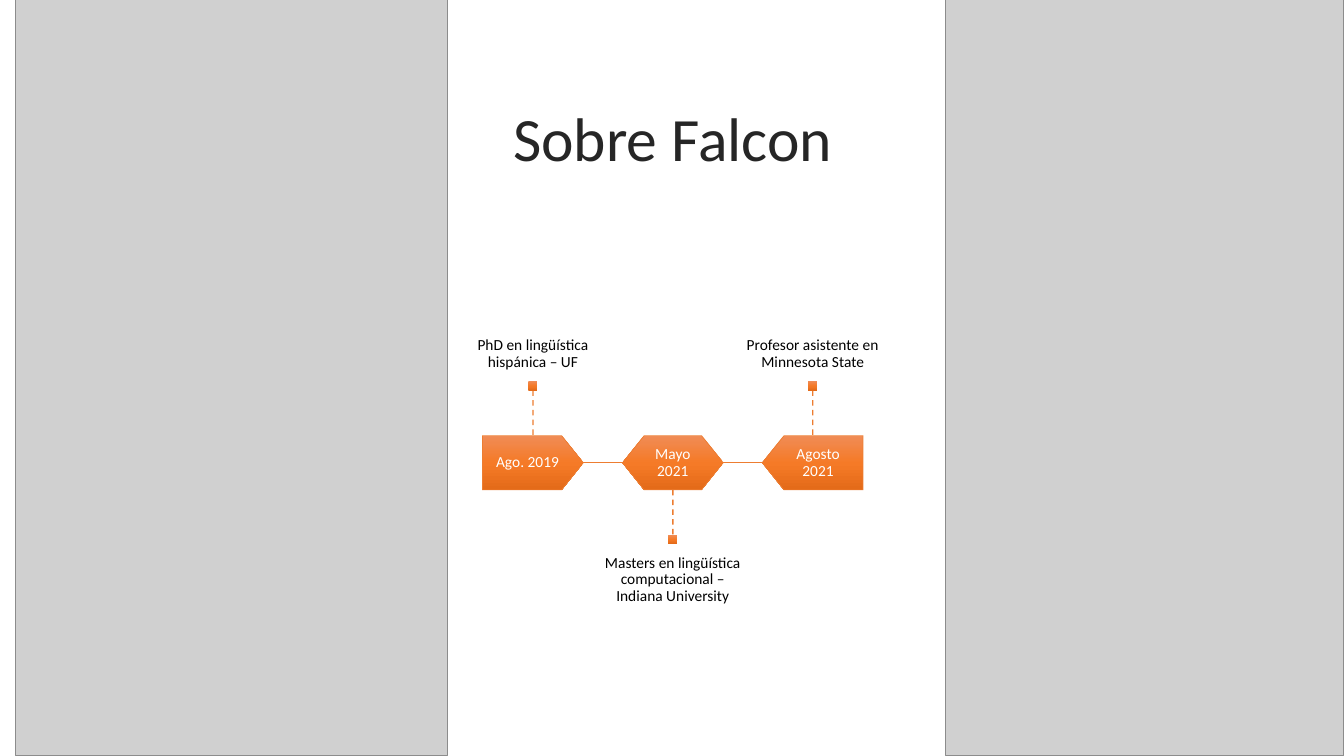
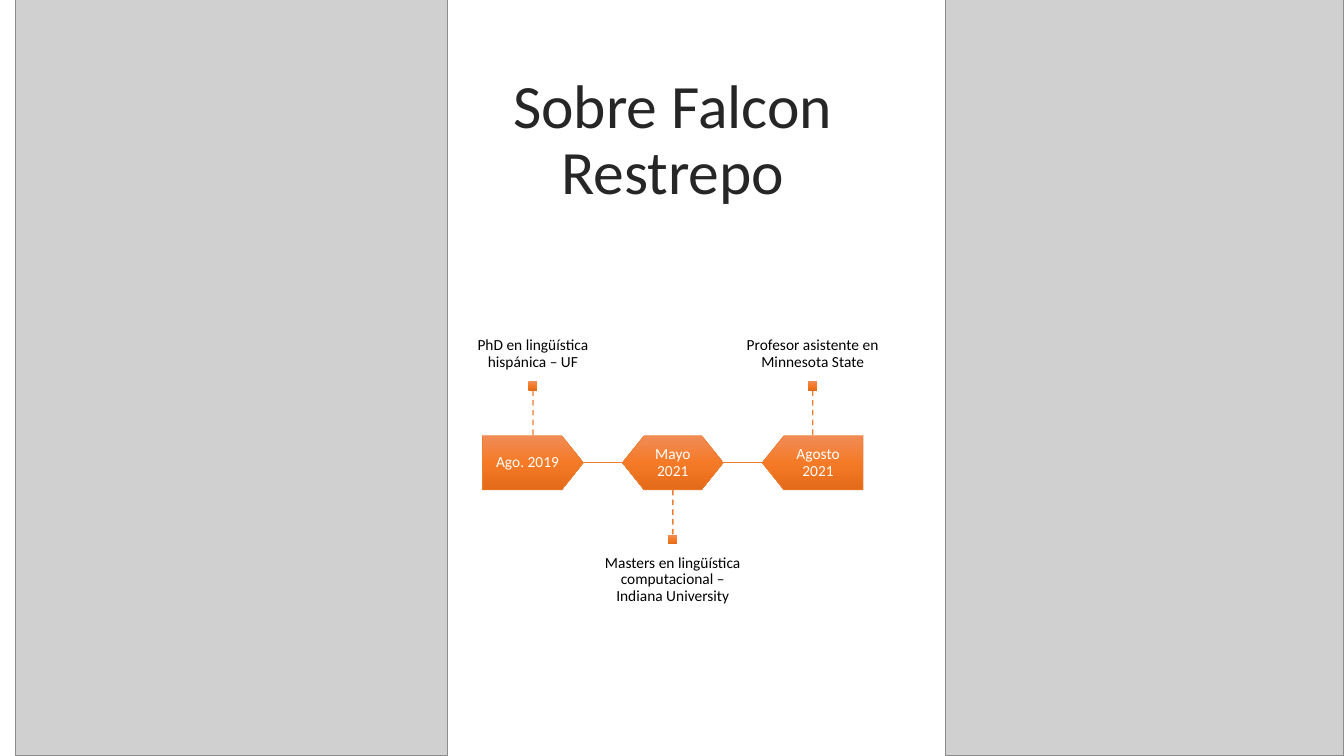
Before and after one commit to falconrr/NLP4SPanish2022, a slide deck: slide 3 of Week1/Classes/PrácticaCommandLineSimple.pptx. Drawn at 1344x756 pixels with LibreOffice and Linux fonts; fonts in the diff are those of the drawing; grey boxes stand for pictures. Boxes give left, top, right and bottom in pixels: in the first picture for what was removed or moved away, otherwise in the second. Text is boxed around its words. In the diff, an @@ line names an element or a change of style, - is before the commit and + after.

```diff
--- a/Week1/Classes/PrácticaCommandLineSimple.pptx
+++ b/Week1/Classes/PrácticaCommandLineSimple.pptx
@@ title at (513,85,832,204): text changed @@
-Sobre Falcon
+Sobre Falcon Restrepo
```
Also in this commit, not shown: 3 other slides changed, 1 slide added, 3 other files.
